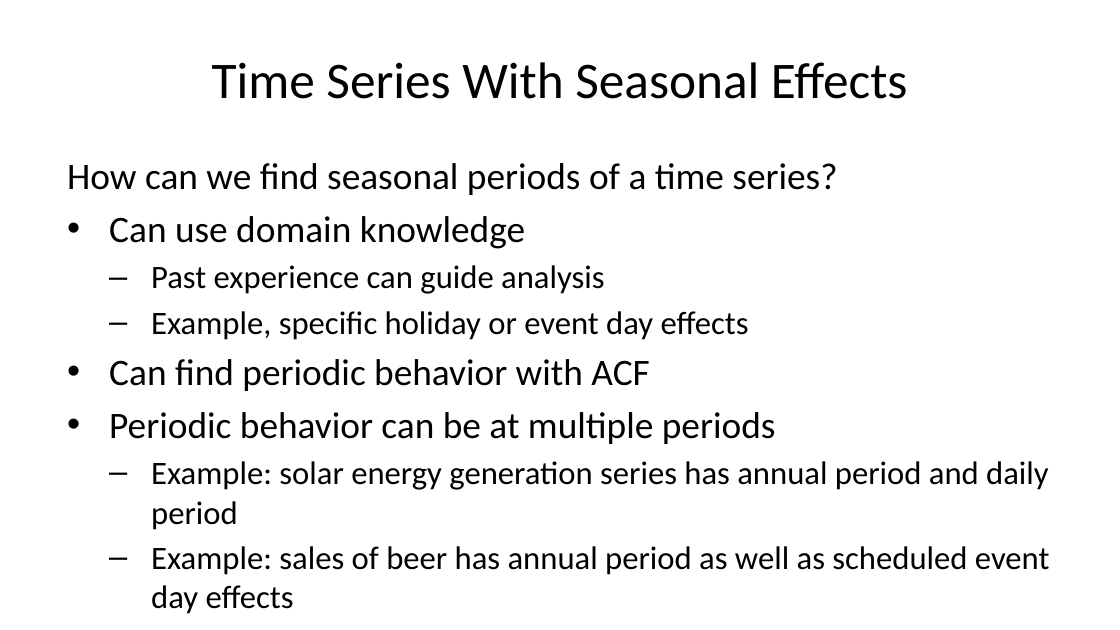
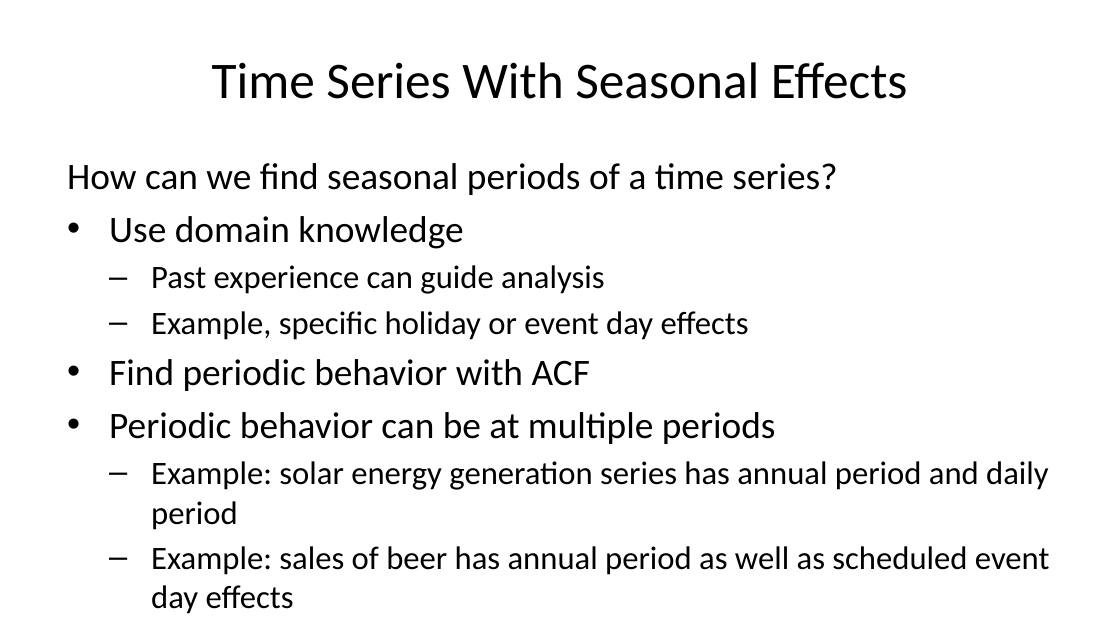
Before and after one commit to StephenElston/CSCI-E-83, a slide deck: slide 42 of LectureSlides/11_PropertiesOfTimeSeries.pptx (slide 37 before the commit). Drawn at 1120x630 pixels with LibreOffice and Linux fonts; fonts in the diff are those of the drawing. Boxes give left, top, right and bottom in pixels: in the first picture for what was removed or moved away, otherwise in the second. Text is boxed around its words. In the diff, an @@ line names an element or a change of style, - is before the commit and + after.

```diff
--- a/LectureSlides/11_PropertiesOfTimeSeries.pptx
+++ b/LectureSlides/11_PropertiesOfTimeSeries.pptx
@@ text at <box>109,216,463,249</box>: text changed @@
-• Can use domain knowledge
+• Use domain knowledge
@@ text at <box>109,359,590,391</box>: text changed @@
-• Can find periodic behavior with ACF
+• Find periodic behavior with ACF
```
Also in this commit, not shown: 21 other slides changed, 9 slides added, 1 slide removed.
